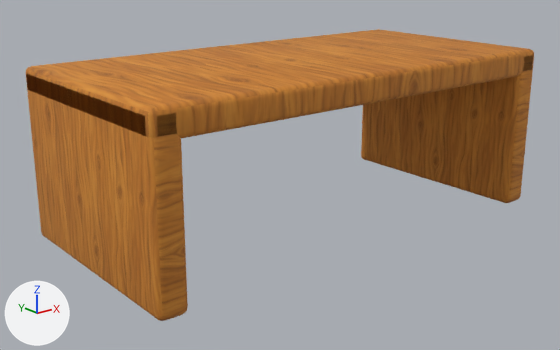
The Blender file assets-source/blender/waterfall-table.blend, before and after one commit.
Both versions are drawn from a camera (50 mm lens) standing at (-1.168, -1.394, 0.678) and looking at (-0.048, 0.006, 0.118). The axes (+X, +Y, +Z) are drawn at lower left. The lights are the same throughout. The first picture is the older version.

The older version as bpy lines, for what is in view:
```python
me_cube_1601 = bpy.data.meshes.new('Cube.1601')
me_cube_1601.from_pydata(...)  # 96 vertices, 98 faces; spans x -0.55..0.55, y -0.275..0.275, z 0.335..0.4
me_cube_1601.polygons.foreach_set('use_smooth', [True] * 98)
me_cube_1601.materials.append(mat_wood_honey_textured)  # picture img_handpainted_honey_oak_png
me_cube_1602 = bpy.data.meshes.new('Cube.1602')
me_cube_1602.from_pydata(...)  # 96 vertices, 98 faces; spans x -0.55..-0.484, y -0.275..0.275, z 0.0..0.4
me_cube_1602.polygons.foreach_set('use_smooth', [True] * 98)
me_cube_1602.materials.append(mat_wood_honey_textured)  # picture img_handpainted_honey_oak_png
me_cube_1603 = bpy.data.meshes.new('Cube.1603')
me_cube_1603.from_pydata(...)  # 96 vertices, 98 faces; spans x 0.484..0.55, y -0.275..0.275, z 0.0..0.4
me_cube_1603.polygons.foreach_set('use_smooth', [True] * 98)
me_cube_1603.materials.append(mat_wood_honey_textured)  # picture img_handpainted_honey_oak_png
ob_continuous_top = bpy.data.objects.new('continuous_top', me_cube_1601)
ob_continuous_top.location = (0.0, 0.0, 0.0)
ob_waterfall_slab = bpy.data.objects.new('waterfall_slab', me_cube_1602)
ob_waterfall_slab.location = (0.0, 0.0, 0.0)
ob_waterfall_slab_001 = bpy.data.objects.new('waterfall_slab.001', me_cube_1603)
ob_waterfall_slab_001.location = (0.0, 0.0, 0.0)
```
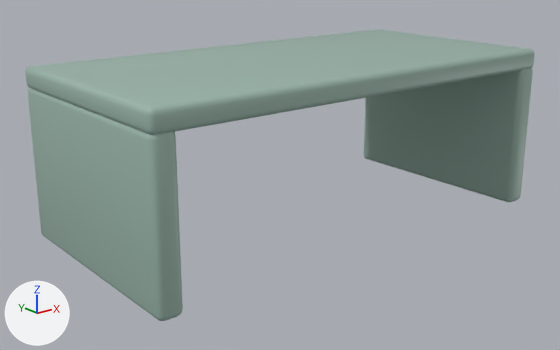
Location of each change, (x1, y1, x2, y2) in pixels of the pictures (560 x 350 px; the box of a moved part takes in the faces that stretch with it):
'continuous_top', recoloured, reshaped (orange to grey)
    before: (26, 29, 534, 138)
    after: (25, 29, 535, 135)
'waterfall_slab', recoloured, reshaped (brown to grey)
    before: (26, 75, 188, 321)
    after: (27, 88, 183, 321)
'waterfall_slab.001', recoloured, reshaped (brown to grey, 9% shorter)
    before: (361, 56, 533, 203)
    after: (364, 68, 533, 202)
part 2 of me_cube_1602, moved or reshaped
    before: (26, 75, 188, 320)
    after: (27, 88, 183, 321)

Edits to the bpy script that builds the scene:
```text
Add mat_variant_surface:
    mat_variant_surface = principled_material('variant-surface')
    mat_variant_surface.base_color = (0.32, 0.46, 0.4)  # grey #99b5aa
    mat_variant_surface.roughness = 0.47
Change me_cube_1601:
    used by ob_continuous_top; location = (0.0, 0.0, 0.0)
    remove me_cube_1601.from_pydata(...)  # 96 vertices, 98 faces; spans x -0.55..0.55, y -0.275..0.275, z 0.335..0.4
    remove me_cube_1601.materials.append(mat_wood_honey_textured)  # picture img_handpainted_honey_oak_png
    add me_cube_1601.from_pydata(...)  # 96 vertices, 98 faces; spans x -0.55..0.55, y -0.275..0.275, z 0.35..0.4
    me_cube_1601 part 1: 96 of 96 vertices moved; they spanned x -0.55..0.55, y -0.275..0.275, z 0.335..0.4 and now span x -0.55..0.55, y -0.275..0.275, z 0.35..0.4; mean shift (0.0, 0.0, 0.007)
    add me_cube_1601.materials.append(mat_variant_surface)  # grey #99b5aa
Change me_cube_1602:
    used by ob_waterfall_slab; location = (0.0, 0.0, 0.0)
    remove me_cube_1602.from_pydata(...)  # 96 vertices, 98 faces; spans x -0.55..-0.484, y -0.275..0.275, z 0.0..0.4
    remove me_cube_1602.materials.append(mat_wood_honey_textured)  # picture img_handpainted_honey_oak_png
    add me_cube_1602.from_pydata(...)  # 96 vertices, 98 faces; spans x -0.55..-0.495, y -0.275..0.275, z 0.0..0.358
    me_cube_1602 part 2: 72 of 96 vertices moved; they spanned x -0.55..-0.484, y -0.275..0.275, z 0.0..0.4 and now span x -0.55..-0.495, y -0.275..0.275, z 0.0..0.358; mean shift (-0.007, 0.0, -0.028); largest move (-0.491, -0.26, 0.398) -> (-0.502, -0.261, 0.356)
    add me_cube_1602.materials.append(mat_variant_surface)  # grey #99b5aa
Change me_cube_1603:
    used by ob_waterfall_slab_001; location = (0.0, 0.0, 0.0)
    remove me_cube_1603.from_pydata(...)  # 96 vertices, 98 faces; spans x 0.484..0.55, y -0.275..0.275, z 0.0..0.4
    remove me_cube_1603.materials.append(mat_wood_honey_textured)  # picture img_handpainted_honey_oak_png
    add me_cube_1603.from_pydata(...)  # 96 vertices, 98 faces; spans x 0.495..0.55, y -0.275..0.275, z 0.0..0.358
    me_cube_1603 part 3: 72 of 96 vertices moved; they spanned x 0.484..0.55, y -0.275..0.275, z 0.0..0.4 and now span x 0.495..0.55, y -0.275..0.275, z 0.0..0.358; mean shift (0.007, 0.0, -0.028); largest move (0.491, -0.26, 0.398) -> (0.502, -0.261, 0.356)
    add me_cube_1603.materials.append(mat_variant_surface)  # grey #99b5aa
```
